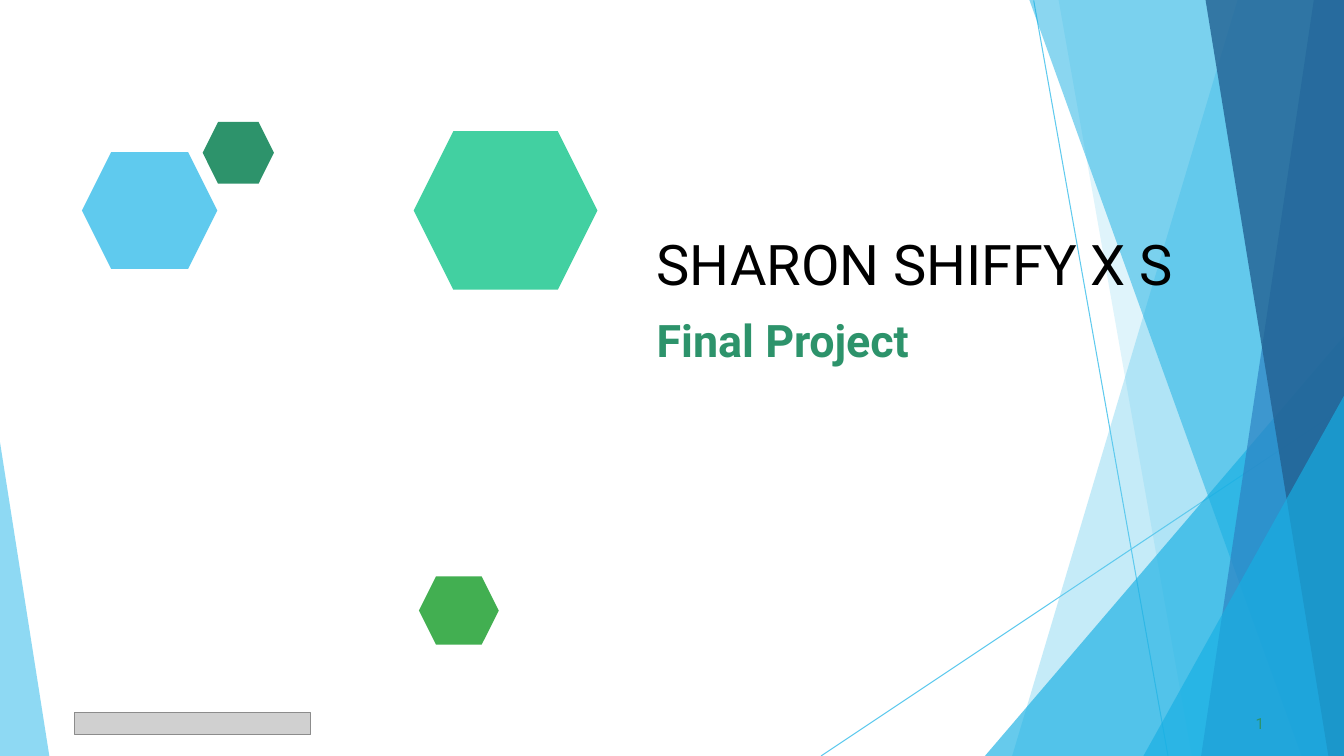
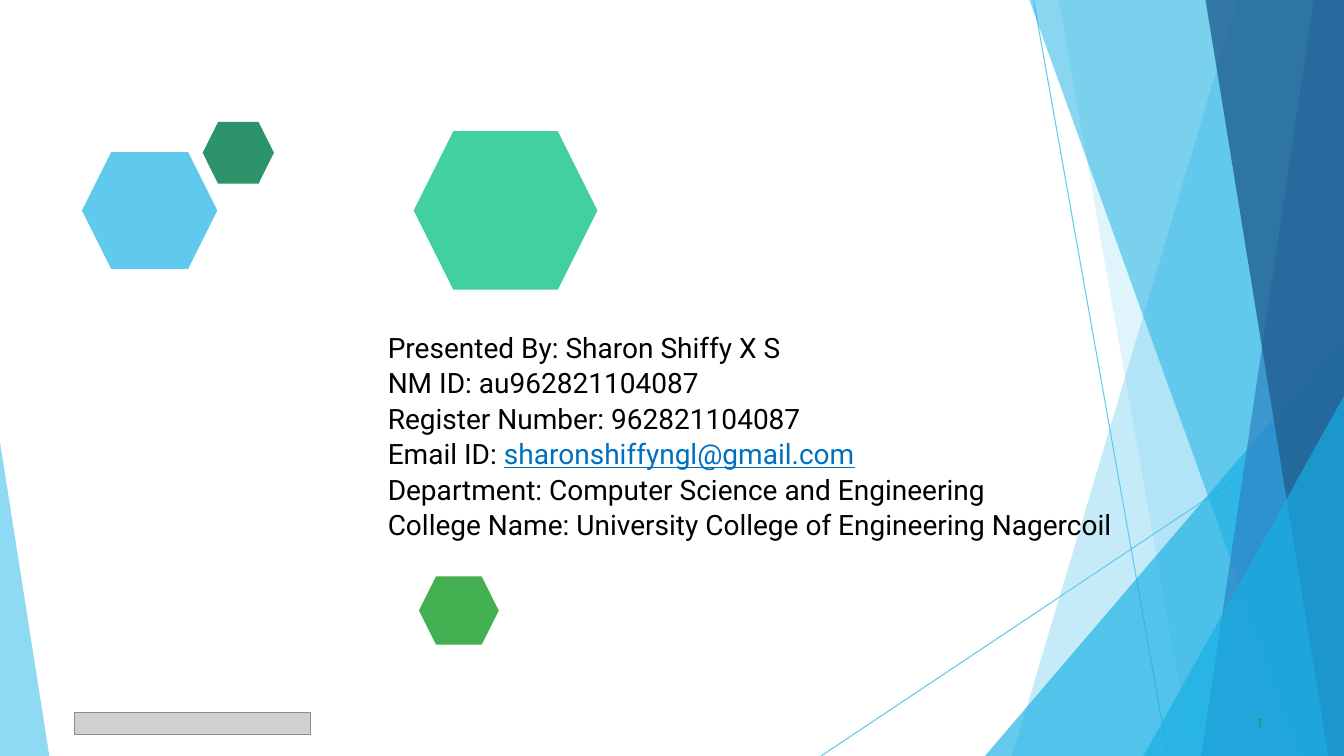
Before and after one commit to Shiffy24/TNSDC-GEN-AI, a slide deck: slide 1 of 962821104087NM.pptx. Drawn at 1344x756 pixels with LibreOffice and Linux fonts; fonts in the diff are those of the drawing; grey boxes stand for pictures. Boxes give left, top, right and bottom in pixels: in the first picture for what was removed or moved away, otherwise in the second. Text is boxed around its words. In the diff, an @@ line names an element or a change of style, - is before the commit and + after.

```diff
--- a/962821104087NM.pptx
+++ b/962821104087NM.pptx
@@ text removed at (x1=657, y1=323, x2=908, y2=367) @@
-Final Project
@@ text at (x1=388, y1=336, x2=1111, y2=542): text changed; size 40 to 20 pt @@
-SHARON SHIFFY X S
+Presented By: Sharon Shiffy X S
+NM ID: au962821104087
+Register Number: 962821104087
+Email ID: sharonshiffyngl@gmail.com
+Department: Computer Science and Engineering
+College Name: University College of Engineering Nagercoil
```
Also in this commit, not shown: 2 other slides changed.
